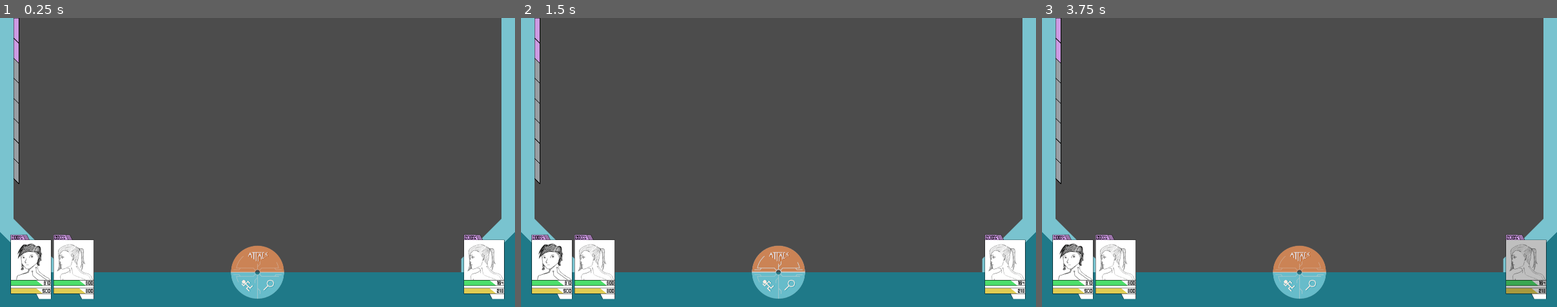
Above: before the commit, frames 1-3 (left to right).
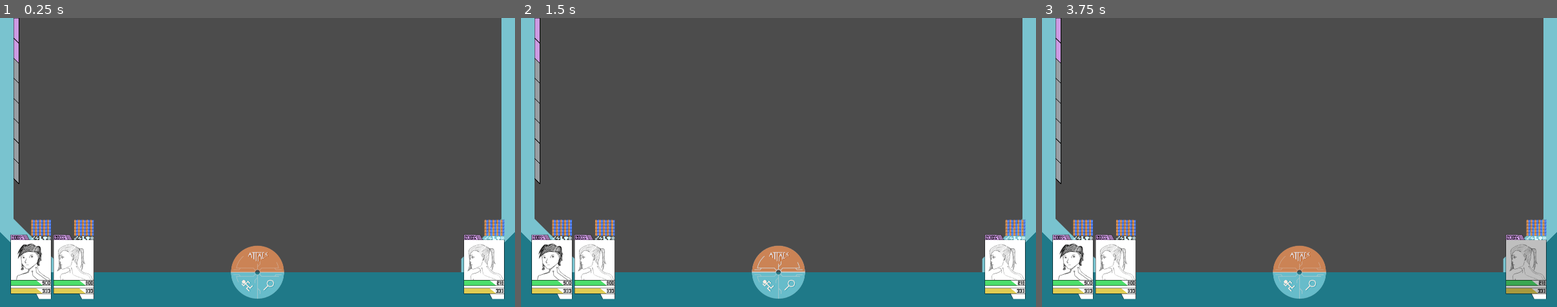
Above: after the commit, the same moments.

Repository: Team-Aurum/Project-C
Game: Godot game, scene res://Scenes/UITester.tscn
Same seed, same stepped clock (60 frames per second), same inputs: the game is played once before the commit and once after it. The engine's default icon, where the game draws it, is replaced by a stand-in: a white triangle on a blue panel in a dark square. Sound files missing from this copy of the repository are replaced by a short silence.
Inputs (mouse positions are in pixels of both pictures, inside the frame that each line leads up to):
- Up to frame 1 (0.25 s): no input
- Up to frame 2 (1.5 s): click (1005, 266) at 0.52 s; click (778, 257) at 1.25 s
- Up to frame 3 (3.75 s): click (1299, 286) at 2 s; click (1314, 286) at 2.75 s; click (1526, 266) at 3.52 s

The runs differ from the first frame. In frame 1, 0.8% of the frame differs, in the area x 6-98%, y 69-96%; in frame 2, 0.8%; in frame 3, 0.8%.

Commit message:
Battle Music added
Buff/Debuff Indicators also visually complete. Functionality not there yet.

Diff:
--- /dev/null
+++ b/Project C/Scenes/Elements/buffDebuffIndicator.tscn
@@ -0,0 +1,53 @@
+[gd_scene load_steps=4 format=2]
+
+[ext_resource path="res://Sprites/UIElements/DebuffArrow.png" type="Texture" id=1]
+[ext_resource path="res://Sprites/UIElements/BuffArrow.png" type="Texture" id=2]
+[ext_resource path="res://Sprites/UIElements/resIcon.png" type="Texture" id=3]
+
+[node name="buffDebuffIndicator" type="Sprite"]
+position = Vector2( 7, 33.5 )
+texture = ExtResource( 3 )
+
+[node name="Debuffs" type="Node2D" parent="."]
+
+[node name="DebuffArrow" type="Sprite" parent="Debuffs"]
+position = Vector2( 3.5, -15 )
+texture = ExtResource( 1 )
+
+[node name="DebuffArrow2" type="Sprite" parent="Debuffs"]
+position = Vector2( 3.5, -27 )
+texture = ExtResource( 1 )
+
+[node name="DebuffArrow3" type="Sprite" parent="Debuffs"]
+position = Vector2( 3.5, -39 )
+texture = ExtResource( 1 )
+
+[node name="DebuffArrow4" type="Sprite" parent="Debuffs"]
+position = Vector2( 3.5, -51 )
+texture = ExtResource( 1 )
+
+[node name="DebuffArrow5" type="Sprite" parent="Debuffs"]
+position = Vector2( 3.5, -63 )
+texture = ExtResource( 1 )
+
+[node name="Buffs" type="Node2D" parent="."]
+
+[node name="BuffArrow" type="Sprite" parent="Buffs"]
+position = Vector2( -3.5, -15 )
+texture = ExtResource( 2 )
+
+[node name="BuffArrow2" type="Sprite" parent="Buffs"]
+position = Vector2( -3.5, -27 )
+texture = ExtResource( 2 )
+
+[node name="BuffArrow3" type="Sprite" parent="Buffs"]
+position = Vector2( -3.5, -39 )
+texture = ExtResource( 2 )
+
+[node name="BuffArrow4" type="Sprite" parent="Buffs"]
+position = Vector2( -3.5, -51 )
+texture = ExtResource( 2 )
+
+[node name="BuffArrow5" type="Sprite" parent="Buffs"]
+position = Vector2( -3.5, -63 )
+texture = ExtResource( 2 )
--- a/Project C/Scenes/Elements/charCard.tscn
+++ b/Project C/Scenes/Elements/charCard.tscn
@@ -1,12 +1,17 @@
-[gd_scene load_steps=8 format=2]
+[gd_scene load_steps=13 format=2]
 
 [ext_resource path="res://Sprites/icon.png" type="Texture" id=1]
 [ext_resource path="res://Scenes/Elements/HPEPBar.tscn" type="PackedScene" id=2]
 [ext_resource path="res://Theme.tres" type="Theme" id=3]
 [ext_resource path="res://Sprites/UIElements/CardOverlay.png" type="Texture" id=4]
-[ext_resource path="res://Sprites/UIElements/CardBlank.png" type="Texture" id=5]
+[ext_resource path="res://Scenes/Elements/buffDebuffIndicator.tscn" type="PackedScene" id=5]
 [ext_resource path="res://Animations/ShiftUp.tres" type="Animation" id=6]
 [ext_resource path="res://Animations/ShiftDown.tres" type="Animation" id=7]
+[ext_resource path="res://Sprites/UIElements/defIcon.png" type="Texture" id=8]
+[ext_resource path="res://Sprites/UIElements/CardBlank.png" type="Texture" id=9]
+[ext_resource path="res://Sprites/UIElements/magIcon.png" type="Texture" id=10]
+[ext_resource path="res://Sprites/UIElements/spdIcon.png" type="Texture" id=11]
+[ext_resource path="res://Sprites/UIElements/atkIcon.png" type="Texture" id=12]
 
 [node name="Node2D" type="Node2D"]
 
@@ -40,6 +45,28 @@
 
 [node name="color" parent="AnimationGroup/HPBar" index="1"]
 color = Color( 0.305882, 0.87451, 0.423529, 1 )
+
+[node name="BuffDebuffBar" type="Node2D" parent="AnimationGroup"]
+position = Vector2( 83, 13 )
+
+[node name="atkIcon" parent="AnimationGroup/BuffDebuffBar" instance=ExtResource( 5 )]
+position = Vector2( 0, 0 )
+texture = ExtResource( 12 )
+
+[node name="magIcon" parent="AnimationGroup/BuffDebuffBar" instance=ExtResource( 5 )]
+position = Vector2( 15, 0 )
+texture = ExtResource( 10 )
+
+[node name="spdIcon" parent="AnimationGroup/BuffDebuffBar" instance=ExtResource( 5 )]
+position = Vector2( 30, 0 )
+texture = ExtResource( 11 )
+
+[node name="defIcon" parent="AnimationGroup/BuffDebuffBar" instance=ExtResource( 5 )]
+position = Vector2( 45, 0 )
+texture = ExtResource( 8 )
+
+[node name="resIcon" parent="AnimationGroup/BuffDebuffBar" instance=ExtResource( 5 )]
+position = Vector2( 60, 0 )
 
 [node name="BPOvercharge" type="Polygon2D" parent="AnimationGroup"]
 position = Vector2( 15, 0 )
@@ -81,9 +108,14 @@
 [node name="TextureButton" type="TextureButton" parent="AnimationGroup"]
 margin_right = 150.0
 margin_bottom = 240.0
-texture_normal = ExtResource( 5 )
+texture_normal = ExtResource( 9 )
 texture_pressed = ExtResource( 4 )
 texture_hover = ExtResource( 4 )
 
 [editable path="AnimationGroup/EPBar"]
 [editable path="AnimationGroup/HPBar"]
+[editable path="AnimationGroup/BuffDebuffBar/atkIcon"]
+[editable path="AnimationGroup/BuffDebuffBar/magIcon"]
+[editable path="AnimationGroup/BuffDebuffBar/spdIcon"]
+[editable path="AnimationGroup/BuffDebuffBar/defIcon"]
+[editable path="AnimationGroup/BuffDebuffBar/resIcon"]
--- a/Project C/Scenes/UITester.tscn
+++ b/Project C/Scenes/UITester.tscn
@@ -13,6 +13,7 @@
 [ext_resource path="res://Scenes/Elements/SideBorder.tscn" type="PackedScene" id=11]
 [ext_resource path="res://Scenes/Elements/charCard.tscn" type="PackedScene" id=12]
 [ext_resource path="res://Animations/AttackPhase.tres" type="Animation" id=13]
+[ext_resource path="res://Audio/Actual Battle This Time V3 Loop.ogg" type="AudioStream" id=14]
 
 [node name="Node2D" type="Node2D"]
 script = ExtResource( 4 )
@@ -82,11 +83,15 @@
 margin_right = 1020.0
 margin_bottom = 240.0
 
-[node name="Audio1" type="AudioStreamPlayer" parent="."]
+[node name="NormalLoop" type="AudioStreamPlayer" parent="."]
+stream = ExtResource( 14 )
+autoplay = true
+
+[node name="LoopWithIntro" type="AudioStreamPlayer" parent="."]
 stream = ExtResource( 1 )
 script = ExtResource( 3 )
 
-[node name="Audio2" type="AudioStreamPlayer" parent="Audio1"]
+[node name="Audio2" type="AudioStreamPlayer" parent="LoopWithIntro"]
 stream = ExtResource( 2 )
 volume_db = -80.0
 autoplay = true
@@ -103,7 +108,7 @@
 [connection signal="pressed" from="Player2/AnimationGroup/TextureButton" to="." method="_on_Player2Button_pressed"]
 [connection signal="pressed" from="Player1/AnimationGroup/TextureButton" to="." method="_on_Player1Button_pressed"]
 [connection signal="pressed" from="ControlPalette/AttackButton" to="." method="_on_AttackButton_pressed"]
-[connection signal="finished" from="Audio1/Audio2" to="Audio1" method="_on_Audio2_finished"]
+[connection signal="finished" from="LoopWithIntro/Audio2" to="LoopWithIntro" method="_on_Audio2_finished"]
 [connection signal="pressed" from="TechMenu/Header/ExitButton" to="." method="_on_TechMenuExitButton_pressed"]
 [connection signal="pressed" from="TechMenu/RButton" to="." method="_on_RButton_pressed"]
 [connection signal="pressed" from="TechMenu/LButton" to="." method="_on_LButton_pressed"]
@@ -111,13 +116,33 @@
 [editable path="Player4"]
 [editable path="Player4/AnimationGroup/EPBar"]
 [editable path="Player4/AnimationGroup/HPBar"]
+[editable path="Player4/AnimationGroup/BuffDebuffBar/atkIcon"]
+[editable path="Player4/AnimationGroup/BuffDebuffBar/magIcon"]
+[editable path="Player4/AnimationGroup/BuffDebuffBar/spdIcon"]
+[editable path="Player4/AnimationGroup/BuffDebuffBar/defIcon"]
+[editable path="Player4/AnimationGroup/BuffDebuffBar/resIcon"]
 [editable path="Player3"]
 [editable path="Player3/AnimationGroup/EPBar"]
 [editable path="Player3/AnimationGroup/HPBar"]
+[editable path="Player3/AnimationGroup/BuffDebuffBar/atkIcon"]
+[editable path="Player3/AnimationGroup/BuffDebuffBar/magIcon"]
+[editable path="Player3/AnimationGroup/BuffDebuffBar/spdIcon"]
+[editable path="Player3/AnimationGroup/BuffDebuffBar/defIcon"]
+[editable path="Player3/AnimationGroup/BuffDebuffBar/resIcon"]
 [editable path="Player2"]
 [editable path="Player2/AnimationGroup/EPBar"]
 [editable path="Player2/AnimationGroup/HPBar"]
+[editable path="Player2/AnimationGroup/BuffDebuffBar/atkIcon"]
+[editable path="Player2/AnimationGroup/BuffDebuffBar/magIcon"]
+[editable path="Player2/AnimationGroup/BuffDebuffBar/spdIcon"]
+[editable path="Player2/AnimationGroup/BuffDebuffBar/defIcon"]
+[editable path="Player2/AnimationGroup/BuffDebuffBar/resIcon"]
 [editable path="Player1"]
 [editable path="Player1/AnimationGroup/EPBar"]
 [editable path="Player1/AnimationGroup/HPBar"]
+[editable path="Player1/AnimationGroup/BuffDebuffBar/atkIcon"]
+[editable path="Player1/AnimationGroup/BuffDebuffBar/magIcon"]
+[editable path="Player1/AnimationGroup/BuffDebuffBar/spdIcon"]
+[editable path="Player1/AnimationGroup/BuffDebuffBar/defIcon"]
+[editable path="Player1/AnimationGroup/BuffDebuffBar/resIcon"]
 [editable path="TechMenu"]
--- a/Project C/Scripts/Battle/CharacterData/Frederick.gd
+++ b/Project C/Scripts/Battle/CharacterData/Frederick.gd
@@ -4,7 +4,7 @@
 
 var p = load("res://Sprites/FrederickBetaPortrait.png");
 
-func _init(c=Node2D, s=Sprite, hp=Polygon2D, ep=Polygon2D, hpn=Label, epn=Label, l=1).(c, p, s, hp, ep, hpn, epn, l):
+func _init(c=Node2D, l=1).(c, p, l):
 	loadStats();
 	loadTechs();
 	calcStats();
--- a/Project C/Scripts/Battle/CharacterData/Zurine.gd
+++ b/Project C/Scripts/Battle/CharacterData/Zurine.gd
@@ -4,7 +4,7 @@
 
 var p = load("res://Sprites/ZurineBetaPortrait.png");
 
-func _init(c=Node2D, s=Sprite, hp=Polygon2D, ep=Polygon2D, hpn=Label, epn=Label, l=1).(c, p, s, hp, ep, hpn, epn, l):
+func _init(c=Node2D, l=1).(c, p, l):
 	loadStats();
 	loadTechs();
 	calcStats();
--- a/Project C/Scripts/Battle/Generics/Character.gd
+++ b/Project C/Scripts/Battle/Generics/Character.gd
@@ -15,14 +15,14 @@
 var resistances:Array;
 var techs:Dictionary; var magicTechs:Dictionary;
 
-func _init(c=Node2D, p=Texture, s=Sprite, hp=Polygon2D, ep=Polygon2D, hpn=Label, epn=Label, l=1):
+func _init(c=Node2D, p=Texture, l=1):
 	card = c;
 	portrait = p;
-	sprite = s;
-	HPBar = hp;
-	EPBar = ep;
-	HPNum = hpn;
-	EPNum = epn;
+	sprite = c.get_node("AnimationGroup/Portrait");
+	HPBar = c.get_node("AnimationGroup/HPBar/color");
+	EPBar = c.get_node("AnimationGroup/EPBar/color");
+	HPNum = c.get_node("AnimationGroup/HPBar/NumberSpace/Label");
+	EPNum = c.get_node("AnimationGroup/HPBar/NumberSpace/Label");
 	level = l;
 
 func calcStats():
--- a/Project C/Scripts/Battle/SceneInitialize.gd
+++ b/Project C/Scripts/Battle/SceneInitialize.gd
@@ -8,12 +8,16 @@
 
 # Called when the node enters the scene tree for the first time.
 func _ready():
-	play1 = Frederick.new($Player1, $Player1/AnimationGroup/Portrait, $Player1/AnimationGroup/HPBar/color, $Player1/AnimationGroup/EPBar/color, $Player1/AnimationGroup/HPBar/NumberSpace/Label, $Player1/AnimationGroup/EPBar/NumberSpace/Label, 100);
-	play2 = Zurine.new($Player2, $Player2/AnimationGroup/Portrait, $Player2/AnimationGroup/HPBar/color, $Player2/AnimationGroup/EPBar/color, $Player2/AnimationGroup/HPBar/NumberSpace/Label, $Player2/AnimationGroup/EPBar/NumberSpace/Label, 100);
-	enemy1 = Zurine.new($Enemy1, $Enemy1/AnimationGroup/Portrait, $Enemy1/AnimationGroup/HPBar/color, $Enemy1/AnimationGroup/EPBar/color, $Enemy1/AnimationGroup/HPBar/NumberSpace/Label, $Enemy1/AnimationGroup/EPBar/NumberSpace/Label, 20);
+	OS.window_size = Vector2(1920, 1080);
+	#TODO: make this declaration a little shorter ya?
+	play1 = Frederick.new($Player1, 100);
+	play2 = Zurine.new($Player2, 100);
+	#play3 = Zurine.new($Player3, 100);
+	#play4 = Frederick.new($Player4, 100);
+	enemy1 = Zurine.new($Enemy1, 20);
 # Called every frame. 'delta' is the elapsed time since the previous frame.
 #func _process(delta):
-#	pas
+#	pass
 
 func _on_AttackButton_pressed():
 	print("Attacking");
@@ -83,7 +87,7 @@
 				node.get_node("MainBody/ElementColor2").color = Color("#e6f658");
 			4: #Wind
 				node.get_node("MainBody/ElementColor1").color = Color("#58f69d");
-				node.get_node("MainBody/ElementColor2").color = Color("#58b0f6");
+				node.get_node("MainBody/ElementColor2").color = Color("#58f69d");
 			5: #Phys/Special
 				node.get_node("MainBody/ElementColor1").color = Color("#7c8491");
 				node.get_node("MainBody/ElementColor2").color = Color("#7c8491");
@@ -99,6 +103,9 @@
 			9: #Burst Tech
 				node.get_node("MainBody/ElementColor1").color = Color("#ce9be3");
 				node.get_node("MainBody/ElementColor2").color = Color("#ce9be3");
+			_: #Default Fallback
+				node.get_node("MainBody/ElementColor1").color = Color("#FF00FF");
+				node.get_node("MainBody/ElementColor2").color = Color("#FF00FF");
 		node.get_node("MainBody/Label").text = d[2];
 		$TechMenu/ScrollContainer/VBoxContainer.add_child(node);
 
--- a/Project C/project.godot
+++ b/Project C/project.godot
@@ -88,7 +88,6 @@
 
 window/size/width=1920
 window/size/height=1080
-window/size/fullscreen=true
 window/dpi/allow_hidpi=true
 
 [global]
Not shown, added: Project C/Audio/Actual Battle This Time V3 Loop.ogg.import
Not shown, added: Project C/BattleTest.mp3.import
Not shown: 1 places in Project C/Scenes/UITester.tscn that only renumber resources
Binary file added: Project C/Sprites/UIElements/BuffArrow.png
Not shown, added: Project C/Sprites/UIElements/BuffArrow.png.import
Binary file added: Project C/Sprites/UIElements/DebuffArrow.png
Not shown, added: Project C/Sprites/UIElements/DebuffArrow.png.import
Binary file added: Project C/Sprites/UIElements/atkIcon.png
Not shown, added: Project C/Sprites/UIElements/atkIcon.png.import
Binary file added: Project C/Sprites/UIElements/defIcon.png
Not shown, added: Project C/Sprites/UIElements/defIcon.png.import
Binary file added: Project C/Sprites/UIElements/magIcon.png
(and 7 more such lines)
